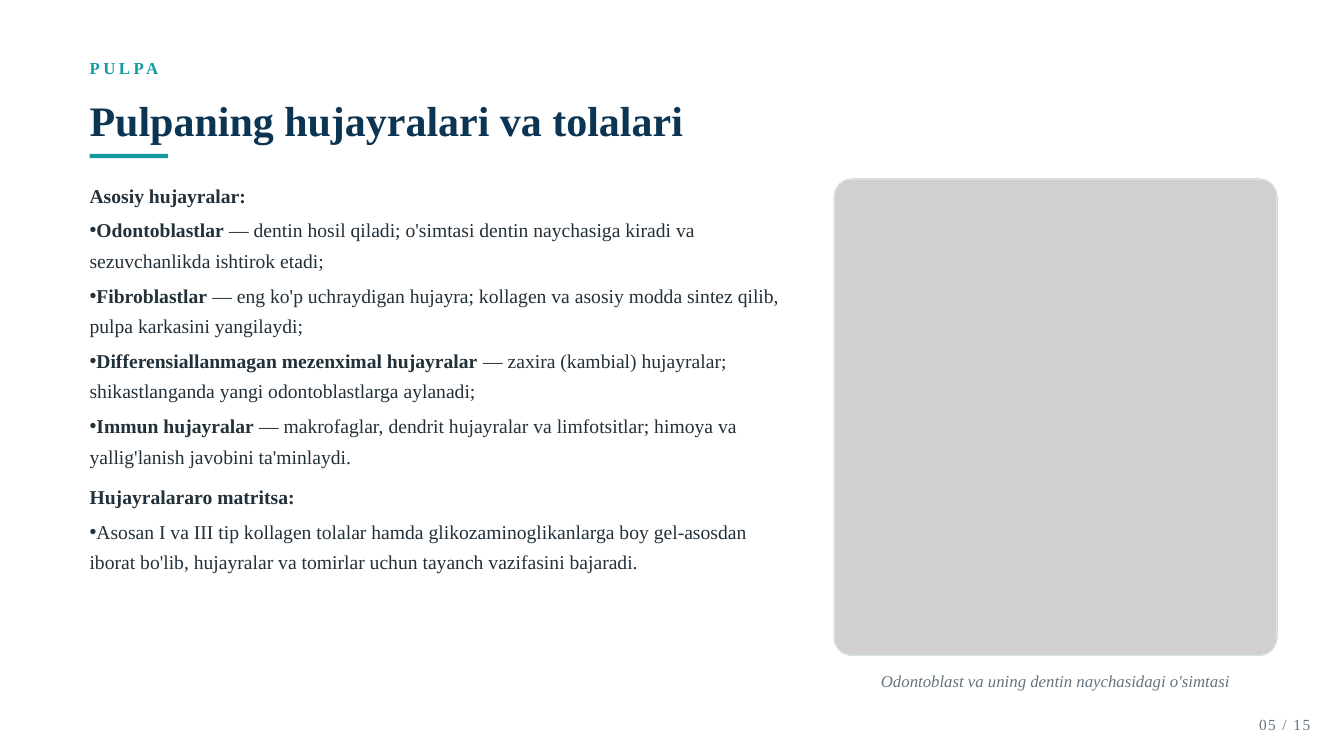
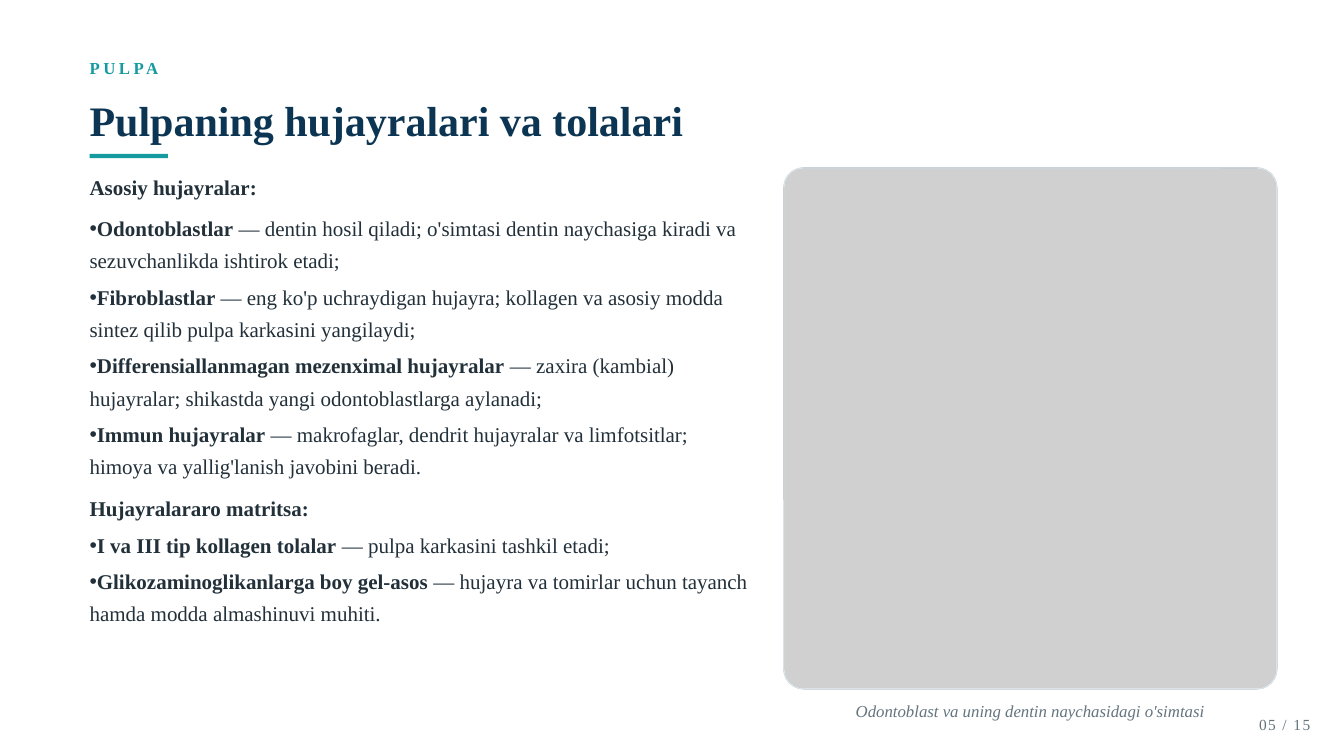
Before and after one commit to dasturland/taqdimot, a slide deck: slide 5 of Tish_tuzilishi.pptx. Drawn at 1344x756 pixels with LibreOffice and Linux fonts; fonts in the diff are those of the drawing; grey boxes stand for pictures. Boxes give left, top, right and bottom in pixels: in the first picture for what was removed or moved away, otherwise in the second. Text is boxed around its words. In the diff, an @@ line names an element or a change of style, - is before the commit and + after.

```diff
--- a/Tish_tuzilishi.pptx
+++ b/Tish_tuzilishi.pptx
@@ text "Asosiy hujayralar:": place and size @@
-text "Asosiy hujayralar:" at box(90, 189, 779, 574)
+text "Asosiy hujayralar:" at box(90, 180, 747, 622)
@@ picture: place and size @@
-picture at box(835, 179, 1277, 655)
+picture at box(784, 168, 1277, 690)
@@ rounded rectangle: place and size @@
-rounded rectangle at box(835, 179, 1277, 655)
+rounded rectangle at box(784, 168, 1277, 690)
@@ text at box(90, 180, 736, 521): size 14 to 15 pt in "Asosiy hujayralar:", "Odontoblastlar — dentin hosil qiladi; o'simtasi dentin ...", "Hujayralararo matritsa:"; line spacing 1.3 to 1.28; more space between paragraphs @@
@@ text at box(90, 290, 723, 479): text changed; size 14 to 15 pt @@
-• Fibroblastlar — eng ko'p uchraydigan hujayra; kollagen va asosiy modda sintez qilib, pulpa karkasini yangilaydi;
-• Differensiallanmagan mezenximal hujayralar — zaxira (kambial) hujayralar; shikastlanganda yangi odontoblastlarga aylanadi;
-• Immun hujayralar — makrofaglar, dendrit hujayralar va limfotsitlar; himoya va yallig'lanish javobini ta'minlaydi.
+• Fibroblastlar — eng ko'p uchraydigan hujayra; kollagen va asosiy modda sintez qilib pulpa karkasini yangilaydi;
+• Differensiallanmagan mezenximal hujayralar — zaxira (kambial) hujayralar; shikastda yangi odontoblastlarga aylanadi;
+• Immun hujayralar — makrofaglar, dendrit hujayralar va limfotsitlar; himoya va yallig'lanish javobini beradi.
@@ text at box(90, 538, 747, 622): text changed; size 14 to 15 pt @@
-• Asosan I va III tip kollagen tolalar hamda glikozaminoglikanlarga boy gel-asosdan iborat bo'lib, hujayralar va tomirlar uchun tayanch vazifasini bajaradi.
+• I va III tip kollagen tolalar — pulpa karkasini tashkil etadi;
+• Glikozaminoglikanlarga boy gel-asos — hujayra va tomirlar uchun tayanch hamda modda almashinuvi muhiti.
@@ text "Odontoblast va uning dentin naychasidagi ...": place and size @@
-text "Odontoblast va uning dentin naychasidagi ..." at box(881, 675, 1229, 691)
+text "Odontoblast va uning dentin naychasidagi ..." at box(856, 705, 1204, 721)
```
Also in this commit, not shown: 11 other slides changed.
